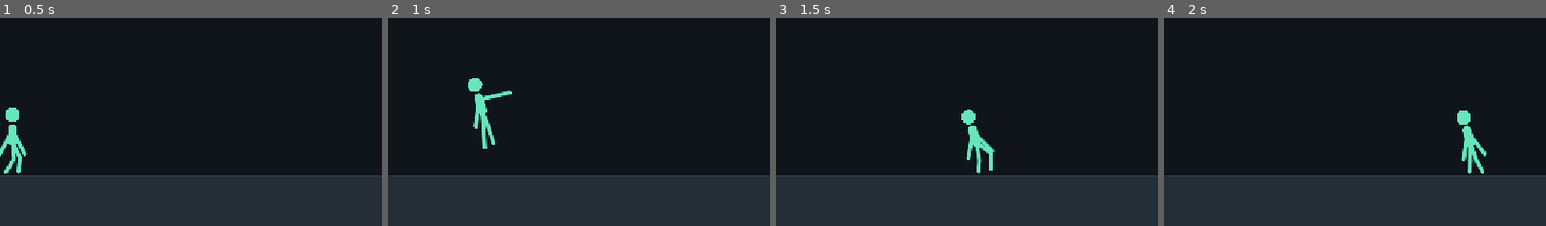
Above: before the commit, frames 1-4 (left to right).
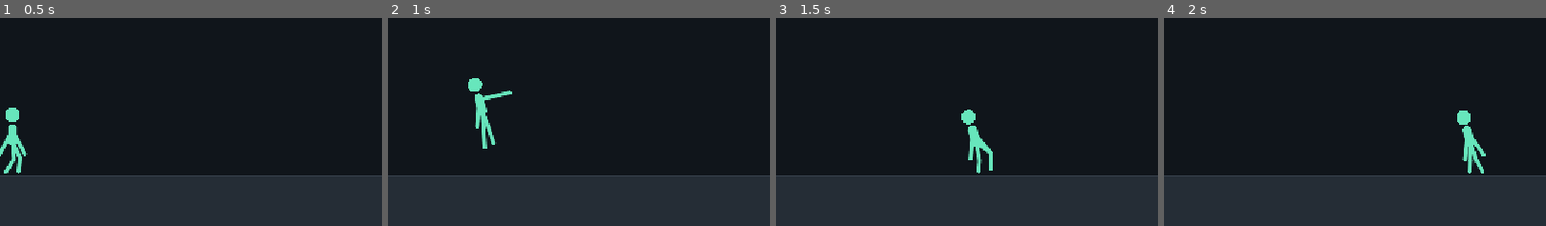
Above: after the commit, the same moments.

Repository: divanburke/ShadowSwap
Game: Godot game, scene res://main.tscn
Same seed, same stepped clock (60 frames per second), same inputs: the game is played once before the commit and once after it.
Inputs:
- Up to frame 1 (0.5 s): no input
- Up to frame 2 (1 s): hold D from 0.53 s (still down); hold J from 0.53 s (still down); tap W at 0.77 s
- Up to frame 3 (1.5 s): keep holding D; release J at 1.28 s; tap J at 1.35 s
- Up to frame 4 (2 s): keep holding D; tap W at 1.52 s
The pictures show only the part of the screen within x 48-98%, y 50-100%; the shares and areas given below are measured in that part.

Frame 1 is identical in both runs. In frame 2, less than 0.1% of the frame differs, in the area x 22-24%, y 42-54%; in frame 3, 0.2%, in the area x 49-58%, y 55-69%; in frame 4, 0.1%.

Commit message:
Add subtle walking arm swing

Diff:
--- a/scripts/fighter.gd
+++ b/scripts/fighter.gd
@@ -305,13 +305,15 @@
 		7.0
 	)
 
+	var arm_swing = sin(walking_phase) * WALK_STRIDE * 0.55 * speed_ratio
+
 	var left_target = shoulder + Vector2(
-		ARM_REST_VECTOR.x * ARM_LENGTH - horizontal_inertia,
+		ARM_REST_VECTOR.x * ARM_LENGTH - horizontal_inertia + arm_swing,
 		ARM_REST_VECTOR.y * ARM_LENGTH + vertical_inertia
 	)
 
 	var right_target = shoulder + Vector2(
-		-ARM_REST_VECTOR.x * ARM_LENGTH - horizontal_inertia,
+		-ARM_REST_VECTOR.x * ARM_LENGTH - horizontal_inertia - arm_swing,
 		ARM_REST_VECTOR.y * ARM_LENGTH + vertical_inertia
 	)
 
